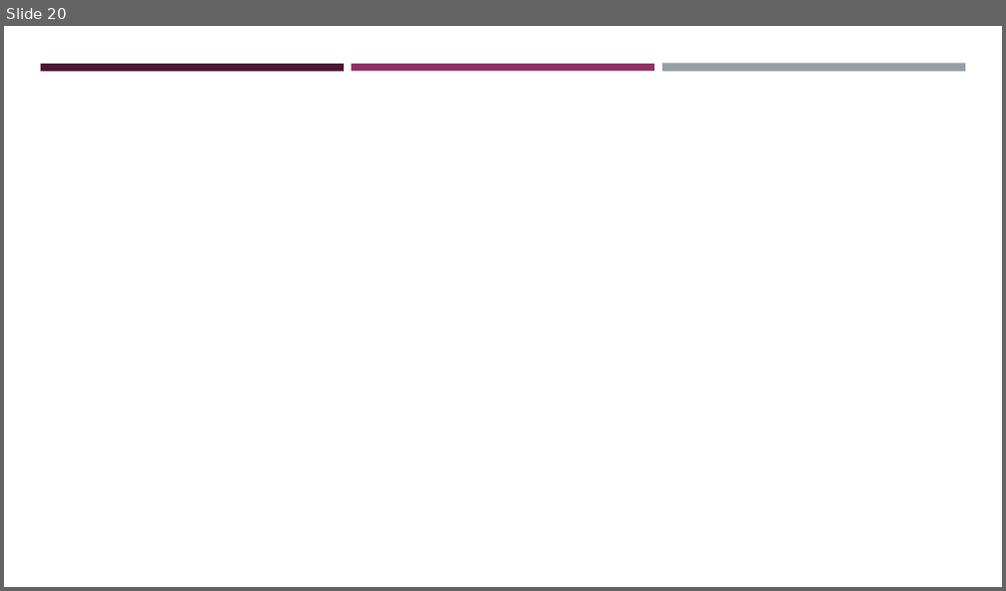
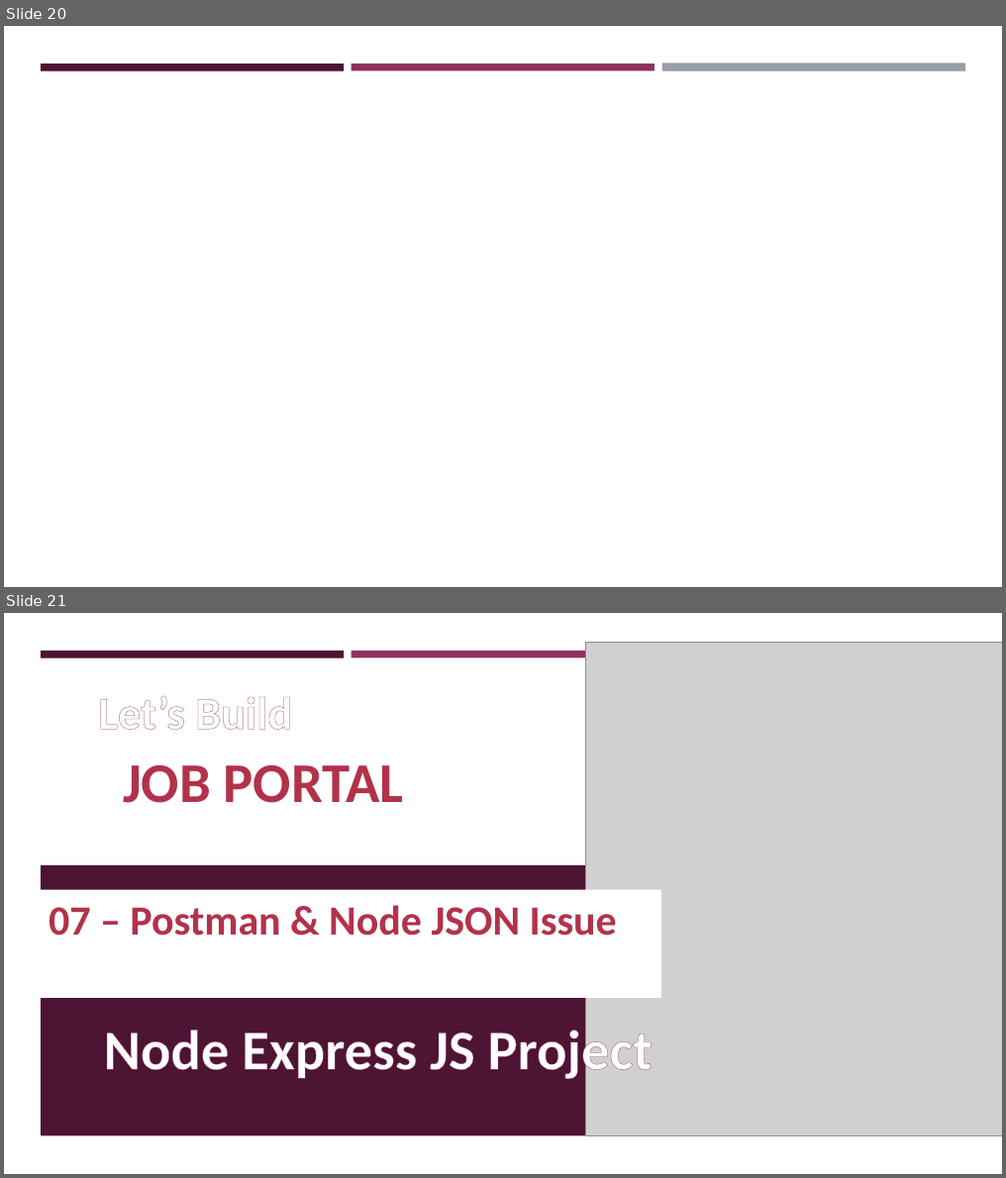
Before and after one commit to arunchoudhary1999/Nodejs-Job-Portal-App-2023, a slide deck: notejs-job-portal-app-2023.pptx. Shown one above the other, each under a label of ours: slide 20 before the commit, slides 20 and 21 after it. The pictures are 1006x591 and 1006x1178 pixels, drawn with LibreOffice and Linux fonts; fonts in the diff are those of the drawing; grey boxes stand for pictures; background and template pictures are left out. Boxes give left, top, right and bottom in pixels: in the first picture for what was removed or moved away, otherwise in the second. Text is boxed around its words. In the diff, an @@ line names an element or a change of style, - is before the commit and + after.

Commit message:
third time commit with update postman and json isse like middleware, cors, morgan

```diff
--- a/notejs-job-portal-app-2023.pptx
+++ b/notejs-job-portal-app-2023.pptx
@@ slide 21 added at (x1=4, y1=613, x2=1002, y2=1174), background #FFFFFF; not listed: 2 template elements that a slide beside it also shows @@
@@ picture added at (x1=586, y1=642, x2=1002, y2=1136) @@
@@ text added at (x1=98, y1=695, x2=292, y2=730), 44 pt, text #FFFFFF, bold @@
+Let’s Build
@@ text added at (x1=123, y1=765, x2=404, y2=803), 54 pt, text #B2324B, bold @@
+JOB PORTAL
@@ rectangle added at (x1=41, y1=865, x2=963, y2=1136), fill #4D1434 @@
@@ rectangle added at (x1=4, y1=890, x2=662, y2=998), fill #FFFFFF, 40 pt, text #B2324B, bold @@
+07 – Postman & Node JSON Issue
@@ text added at (x1=104, y1=1022, x2=651, y2=1082), 54 pt, text #FFFFFF, bold @@
+Node Express JS Project
```
Also in this commit, not shown: 6 other slides added, 6 other files.
